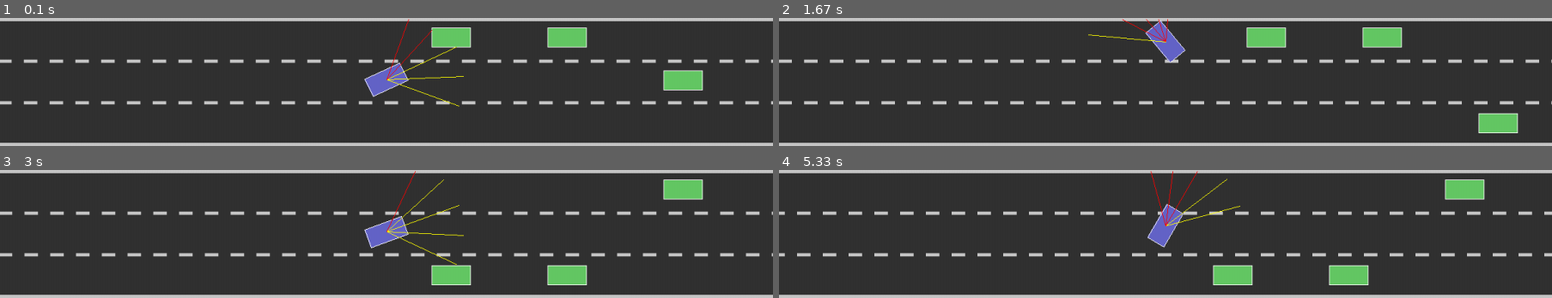
Above: before the commit, frames 1-4 (two rows, left to right).
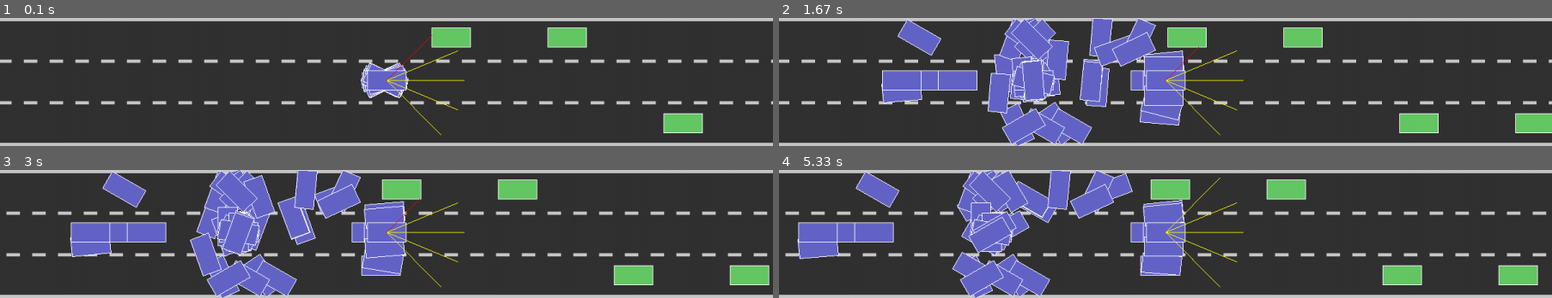
Above: after the commit, the same moments.

Repository: kc-raahi/self-driving-car-sim
Game: pygame game, started from refactor/main.py
The game is run twice, just before and just after one commit, with the same random seed, the same clock (stepped at 60 frames per second) and the same inputs.
Inputs:
- Up to frame 1 (0.1 s): no input
- Up to frame 2 (1.67 s): tap S at 0.83, 1.17, 1.57 s
- Up to frame 3 (3 s): tap S at 1.87, 2.07, 2.4, 2.7, 2.9 s
- Up to frame 4 (5.33 s): tap S at 3.2, 3.47, 3.8, 4.1, 4.23, 4.63, 4.93, 5.3 s

The runs differ from the first frame. In frame 1, 3.3% of the frame differs, in the area x 46-91%, y 0-92%; in frame 2, 26%; in frame 3, 27%; in frame 4, 28%, in the area x 0-100%, y 0-100%.

Commit message:
20230807 - refactor

Diff:
--- a/refactor/controllers.py
+++ b/refactor/controllers.py
@@ -173,6 +173,6 @@
 
 
 if __name__ == "__main__":
-    t = create_traffic_4(10, Road())
+    t = create_traffic(10, Road())
     with open("traffic2.pickle", "wb") as f:
         pickle.dump(t, f)
--- a/refactor/drivers.py
+++ b/refactor/drivers.py
@@ -15,4 +15,4 @@
     def drive(self, car):
         sensor_inputs = [s.offset for s in car.sensors]
         outputs = self.nn.feed_fwd(sensor_inputs)
-        return 1, outputs[1]
+        return outputs[0], outputs[1]
--- a/refactor/main.py
+++ b/refactor/main.py
@@ -6,7 +6,7 @@
 random.seed(20)
 
 if __name__ == "__main__":
-    controller = GenerationController(100, 2, 10)
+    controller = GenerationController(100, 100, 10)
     gui = PygameGui(controller)
     while controller.running:
         controller.step()
--- a/refactor/universe.py
+++ b/refactor/universe.py
@@ -11,6 +11,8 @@
         self.cars = []
         self.traffic_ahead_of_pc = 0
         self.traffic_ahead_static = 0
+        self.min_traffic_ahead_static = 0
+
 
     def step(self):
         for car in self.cars:
@@ -36,6 +38,8 @@
             self.traffic_ahead_of_pc = num_traffic_ahead
         if self.traffic_ahead_static > 500:
             return True
+
+
 
         return False
 
